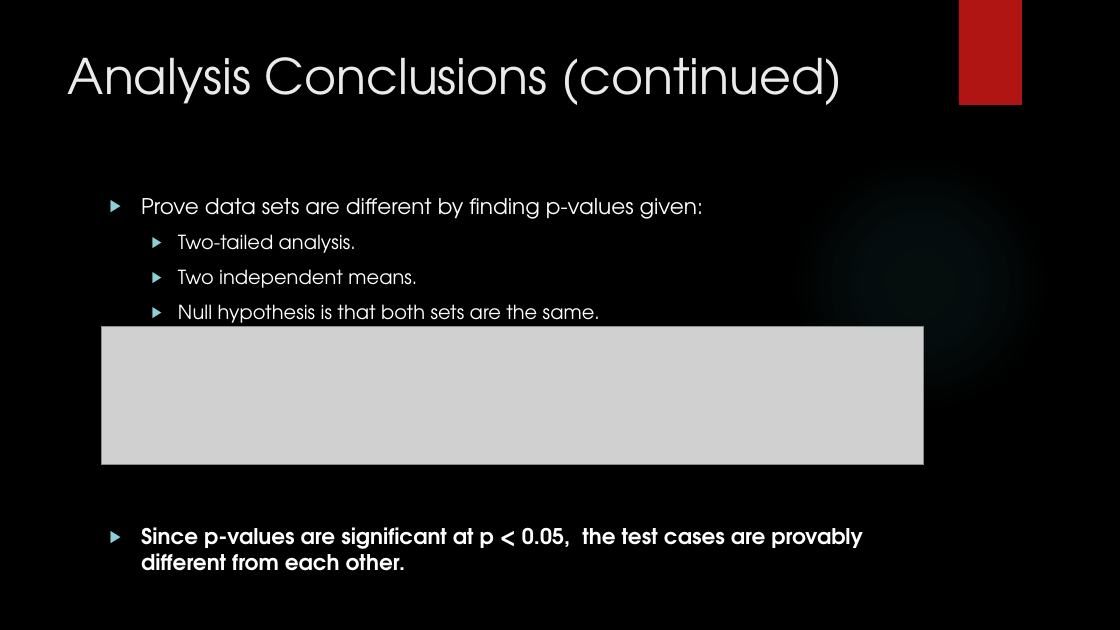
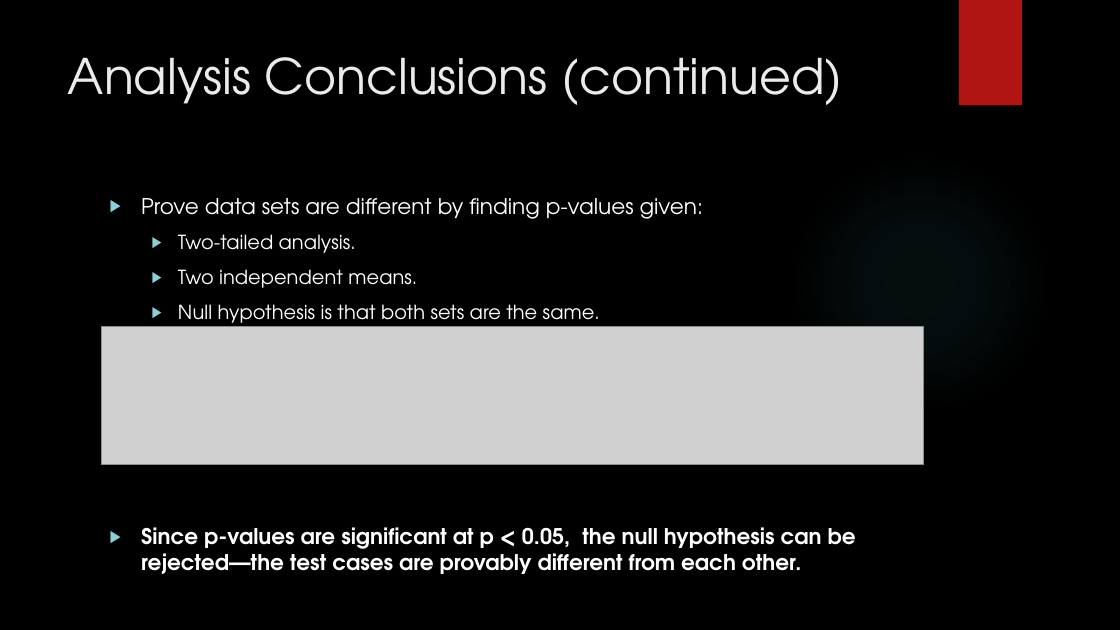
Before and after one commit to JasonGYoung/ProjectReport, a slide deck: slide 59 of DefensePresentation.pptx. Drawn at 1120x630 pixels with LibreOffice and Linux fonts; fonts in the diff are those of the drawing; grey boxes stand for pictures; background and template pictures are left out. Boxes give left, top, right and bottom in pixels: in the first picture for what was removed or moved away, otherwise in the second. Text is boxed around its words. In the diff, an @@ line names an element or a change of style, - is before the commit and + after.

```diff
--- a/DefensePresentation.pptx
+++ b/DefensePresentation.pptx
@@ text at <box>141,527,856,574</box>: text changed @@
-▶ Since p-values are significant at p < 0.05, the test cases are provably different from each other.
+▶ Since p-values are significant at p < 0.05, the null hypothesis can be rejected—the test cases are provably different from each other.
```
Also in this commit, not shown: 4 other slides changed.
